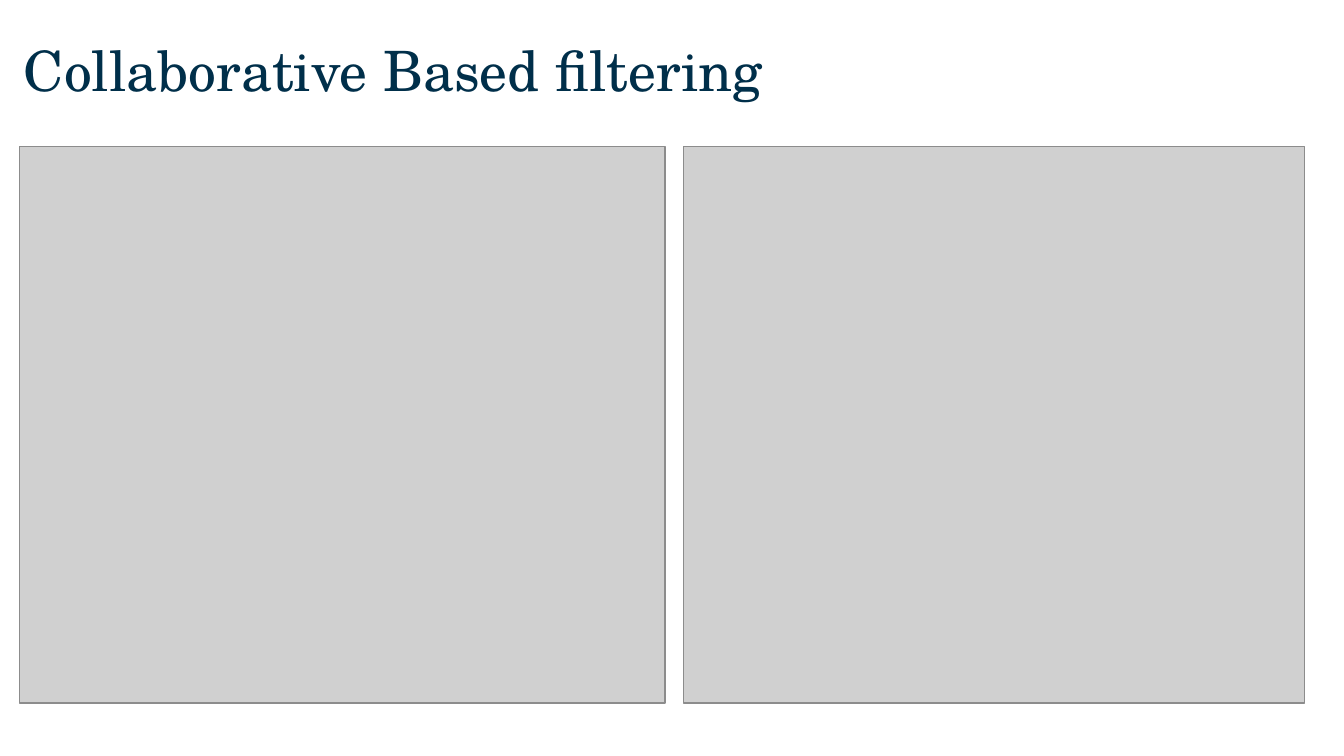
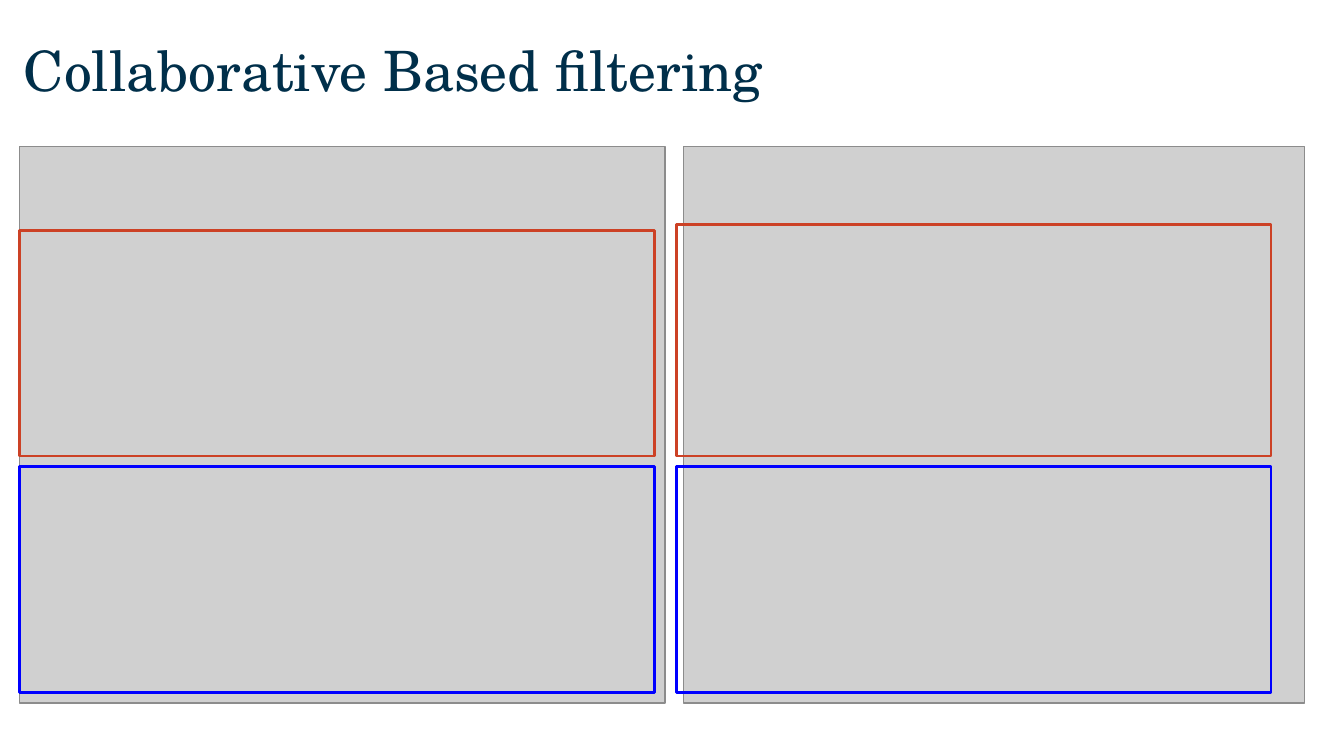
Before and after one commit to zctham/GA_projects, a slide deck: slide 23 of Capstone_Project/presentation/Capstone presentation.pptx (slide 21 before the commit). Drawn at 1344x756 pixels with LibreOffice and Linux fonts; fonts in the diff are those of the drawing; grey boxes stand for pictures; background and template pictures are left out. Boxes give left, top, right and bottom in pixels: in the first picture for what was removed or moved away, otherwise in the second. Text is boxed around its words. In the diff, an @@ line names an element or a change of style, - is before the commit and + after.

```diff
--- a/Capstone_Project/presentation/Capstone presentation.pptx
+++ b/Capstone_Project/presentation/Capstone presentation.pptx
@@ rectangle added at (x1=20, y1=230, x2=655, y2=456), outline #CC4125 1.5 pt @@
@@ rectangle added at (x1=677, y1=224, x2=1271, y2=456), outline #CC4125 1.5 pt @@
@@ rectangle added at (x1=20, y1=466, x2=655, y2=692), outline #0000FF 1.5 pt @@
@@ rectangle added at (x1=677, y1=466, x2=1271, y2=692), outline #0000FF 1.5 pt @@
```
Also in this commit, not shown: 9 other slides changed, 2 slides added, 1 other file.
